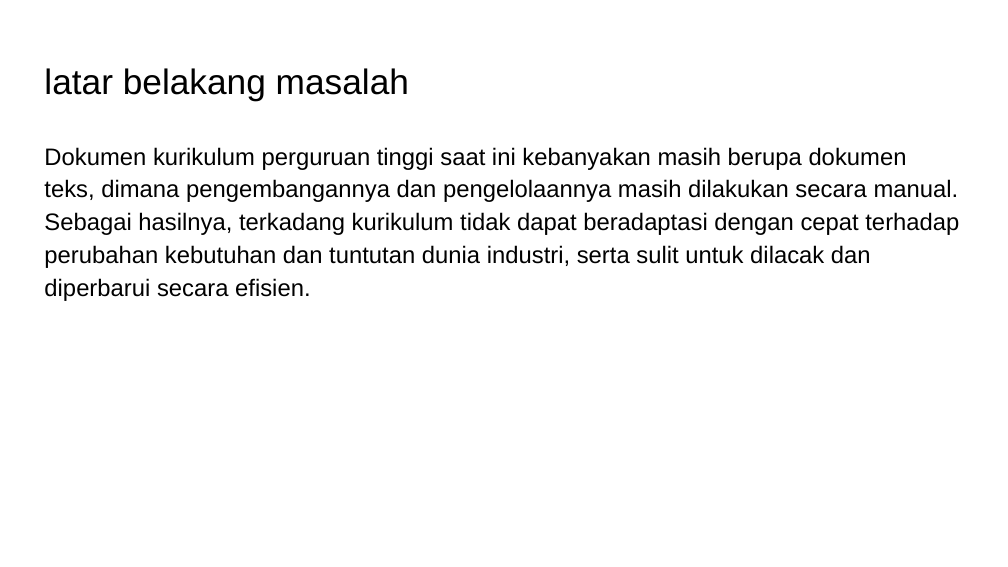
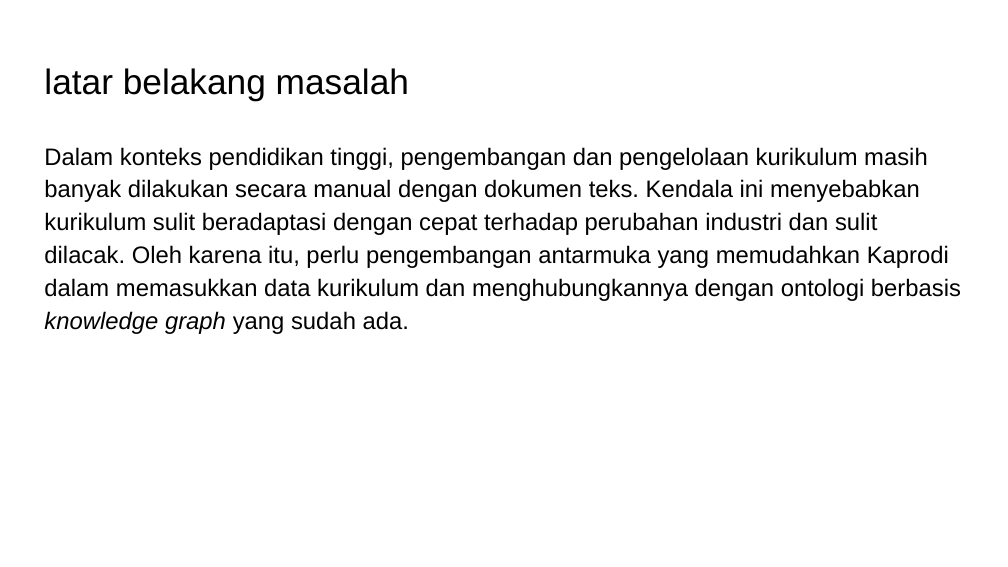
Before and after one commit to rcsenlia/Ontologi-Sejarah-Indonesia, a slide deck: slide 3 of MarkusLeonardWijaya/Draft Proposal-Markus Leonard Wijaya.pptx. Drawn at 1008x567 pixels with LibreOffice and Linux fonts; fonts in the diff are those of the drawing. Boxes give left, top, right and bottom in pixels: in the first picture for what was removed or moved away, otherwise in the second. Text is boxed around its words. In the diff, an @@ line names an element or a change of style, - is before the commit and + after.

```diff
--- a/MarkusLeonardWijaya/Draft Proposal-Markus Leonard Wijaya.pptx
+++ b/MarkusLeonardWijaya/Draft Proposal-Markus Leonard Wijaya.pptx
@@ text at (44,147,961,334): text changed @@
-Dokumen kurikulum perguruan tinggi saat ini kebanyakan masih berupa dokumen teks, dimana pengembangannya dan pengelolaannya masih dilakukan secara manual. Sebagai hasilnya, terkadang kurikulum tidak dapat beradaptasi dengan cepat terhadap perubahan kebutuhan dan tuntutan dunia industri, serta sulit untuk dilacak dan diperbarui secara efisien.
+Dalam konteks pendidikan tinggi, pengembangan dan pengelolaan kurikulum masih banyak dilakukan secara manual dengan dokumen teks. Kendala ini menyebabkan kurikulum sulit beradaptasi dengan cepat terhadap perubahan industri dan sulit dilacak. Oleh karena itu, perlu pengembangan antarmuka yang memudahkan Kaprodi dalam memasukkan data kurikulum dan menghubungkannya dengan ontologi berbasis knowledge graph yang sudah ada.
```
Also in this commit, not shown: 5 other slides changed, 1 slide added.
